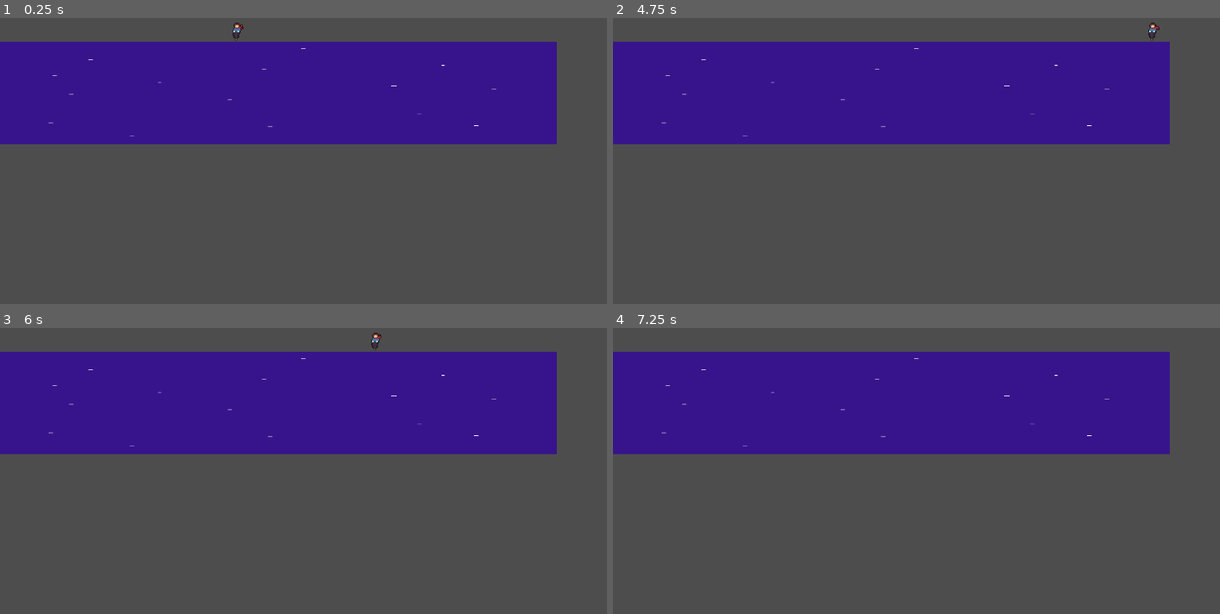
Above: before the commit, frames 1-4 (two rows, left to right).
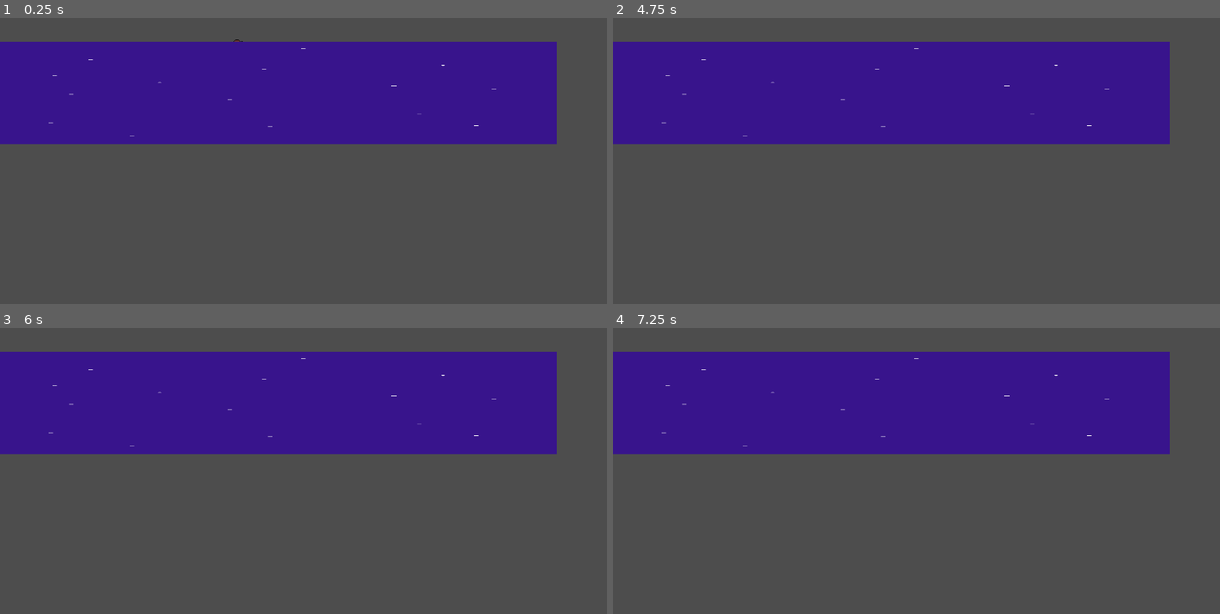
Above: after the commit, the same moments.

Repository: JMQ0598/Pogo-Game-Godot
Game: Godot game, scene res://Assets/Scenes/JumpDemo.tscn
Two runs of this game, one before a commit and one after it. Both use one fixed random seed, a clock stepped at 60 frames per second and the inputs below. This scene is started directly instead of the project's main scene.
Inputs:
- Up to frame 1 (0.25 s): no input
- Up to frame 2 (4.75 s): tap Enter at 0.5, 2.75, 4.25 s; hold D (walk_right) 0.53-1.28 s; hold S (walk_down) 1.28-2.03 s; tap Space at 2, 3.5 s; hold D (walk_right) 2.03-2.78 s; hold W (walk_up) 2.78-3.53 s; hold A (walk_left) from 3.53 s (still down)
- Up to frame 3 (6 s): release A (walk_left) at 5.03 s; hold S (walk_down) 5.03-5.78 s; hold D (walk_right) from 5.78 s (still down)
- Up to frame 4 (7.25 s): release D (walk_right) at 6.53 s; hold W (walk_up) from 6.53 s (still down)

The runs differ from the first frame. In frame 1, less than 0.1% of the frame differs, in the area x 38-41%, y 1-9%; in frame 2, less than 0.1%; in frame 3, less than 0.1%; in frame 4, nothing differs.

Commit message:
Add gravity

Diff:
--- a/pogo-game/Assets/Scripts/pogo_girl.gd
+++ b/pogo-game/Assets/Scripts/pogo_girl.gd
@@ -2,7 +2,7 @@
 
 
 
-## var isMidair: bool = true
+var isMidair: bool = true
 @export var speed: int = 1000
 @export var jump_speed = -1800
 @export var gravity: int = 4000
@@ -20,10 +20,11 @@
 	pass
 
 func _physics_process(delta: float) -> void:
-##	if isMidair:
-	var dir = Input.get_axis('walk_left','walk_right')
-	if dir != 0:
-		velocity.x = lerp(velocity.x, dir * speed, acceleration)
-	else:
-		velocity.x = lerp(velocity.x, 0.0, friction)
+	velocity.y = gravity * delta
+	if isMidair:
+		var dir = Input.get_axis('walk_left','walk_right')
+		if dir != 0:
+			velocity.x = lerp(velocity.x, dir * speed, acceleration)
+		else:
+			velocity.x = lerp(velocity.x, 0.0, friction)
 	move_and_slide()
Not shown, added: pogo-game/Assets/Scenes/JumpDemo.tscn1404808289.tmp
Not shown, added: pogo-game/Assets/Scenes/JumpDemo.tscn1411834323.tmp
